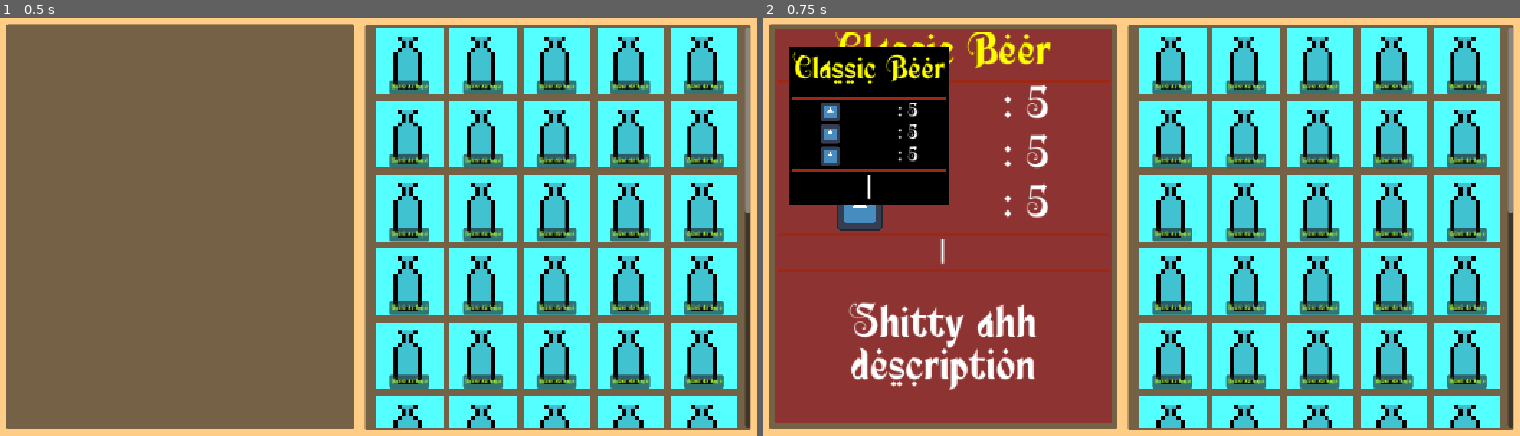
Above: before the commit, frames 1-2 (left to right).
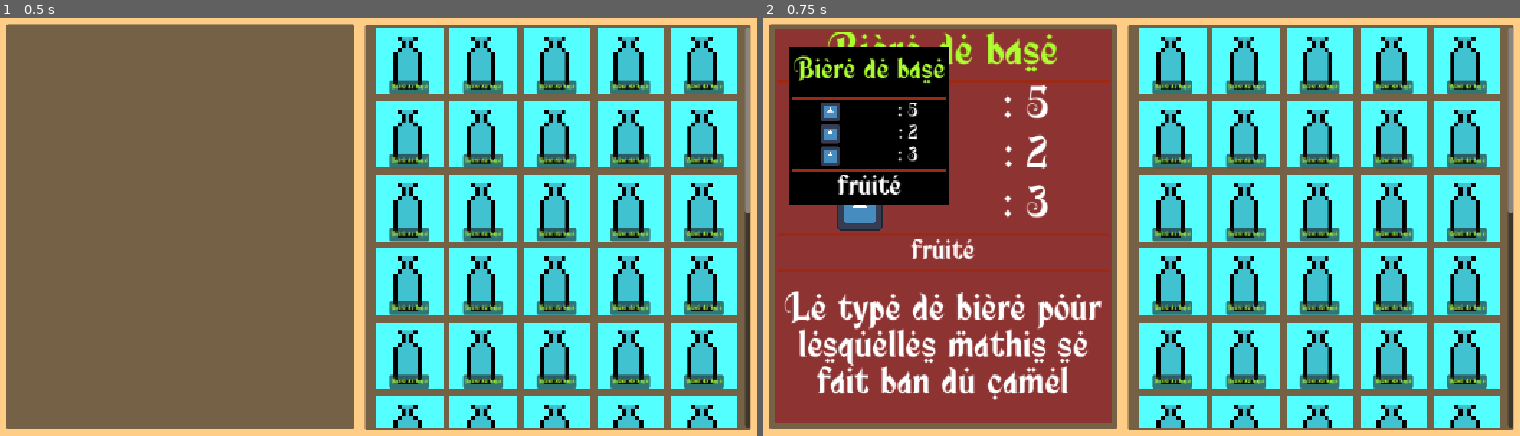
Above: after the commit, the same moments.

Repository: SeldonRubika/Jam-BeerStory
Game: Godot game, scene res://Scenes/MainStuff/main.tscn
The game is run twice, just before and just after one commit, with the same random seed, the same clock (stepped at 60 frames per second) and the same inputs. The engine's default icon, where the game draws it, is replaced by a stand-in: a white triangle on a blue panel in a dark square.
Inputs (mouse positions are in pixels of both pictures, inside the frame that each line leads up to):
- Up to frame 1 (0.5 s): no input
- Up to frame 2 (0.75 s): click (1171, 59) at 0.5 s

Frame 1 is identical in both runs. In frame 2, 7.3% of the frame differs, in the area x 2-45%, y 3-92%.

Commit message:
Ahhh

Diff:
--- a/Scenes/drinks/drink_base.gd
+++ b/Scenes/drinks/drink_base.gd
@@ -68,6 +68,7 @@
 
 func _on_mouse_entered() -> void:
 	hover.show()
+	set_hover_ui()
 
 func _on_mouse_exited() -> void:
 	hover.hide()
@@ -75,6 +76,7 @@
 
 func _on_focus_entered() -> void:
 	focus.show()
+	set_focus_ui()
 
 
 func _on_focus_exited() -> void:
